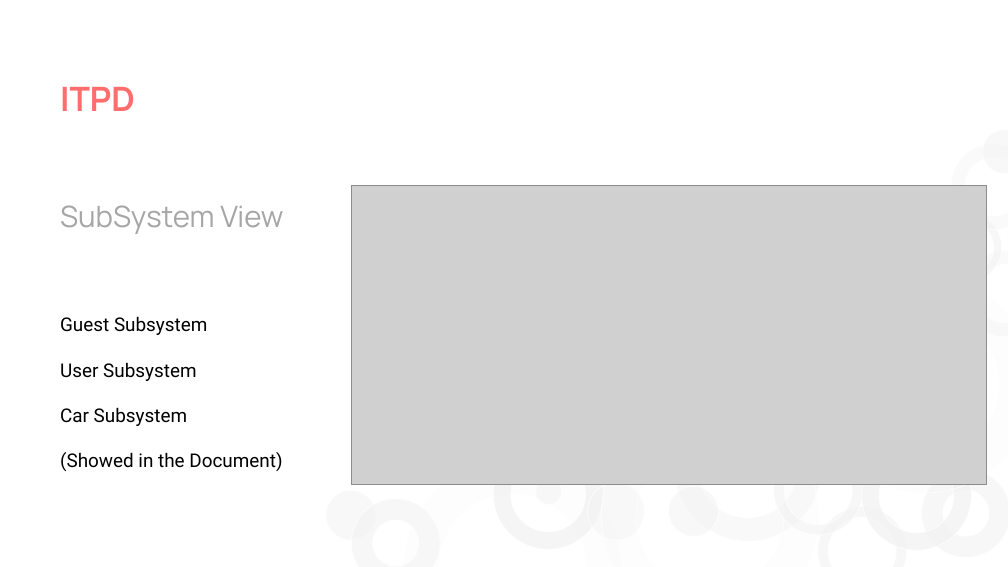
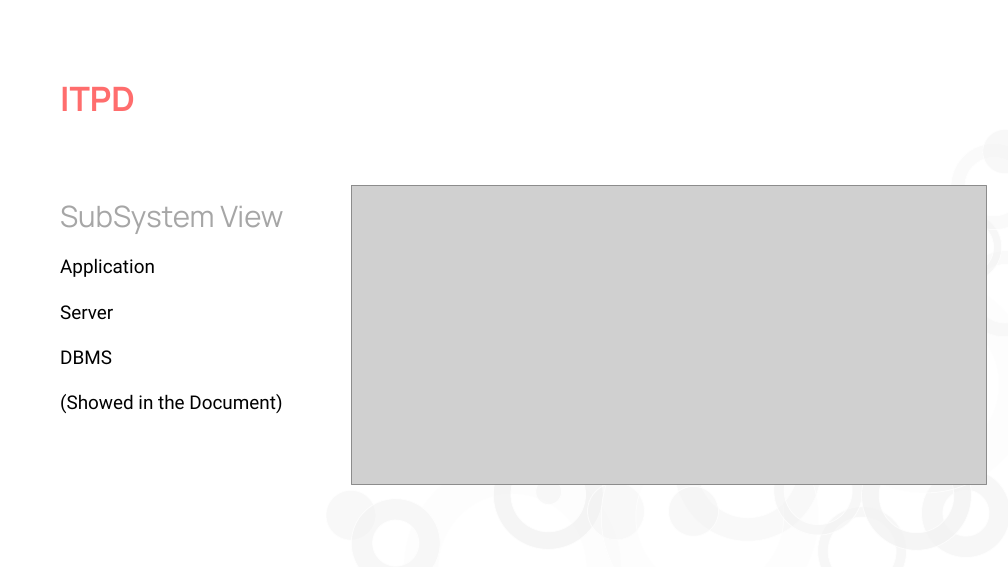
Before and after one commit to marioZYN/Software-Engineering-2, a slide deck: slide 15 of Final Presentation/Final Presentation.pptx. Drawn at 1008x567 pixels with LibreOffice and Linux fonts; fonts in the diff are those of the drawing; grey boxes stand for pictures. Boxes give left, top, right and bottom in pixels: in the first picture for what was removed or moved away, otherwise in the second. Text is boxed around its words. In the diff, an @@ line names an element or a change of style, - is before the commit and + after.

Commit message:
add presentation

```diff
--- a/Final Presentation/Final Presentation.pptx
+++ b/Final Presentation/Final Presentation.pptx
@@ text "Application": place and size @@
-text "Application" at <box>60,316,282,471</box>
+text "Application" at <box>60,258,282,413</box>
@@ text at <box>60,258,155,365</box>: text changed @@
-Guest Subsystem
-User Subsystem
-Car Subsystem
+Application
+Server
+DBMS
```
